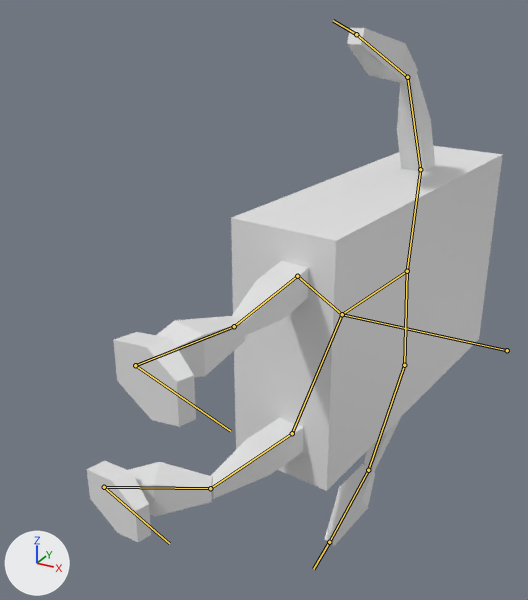
The Blender file art/cereal_box.blend: old version first, new version second.
Before and after are seen from a camera (50 mm lens) standing at (1.2, -1.41, 1.47) and looking at (-0.32, 1.35, 0.09). The axes (+X, +Y, +Z) are drawn at lower left. The lights are the same throughout. Both versions are drawn at frame 30 of the action 'LegsRun'; the numbers are the values there. The bones that bend it are drawn over the model as lines.
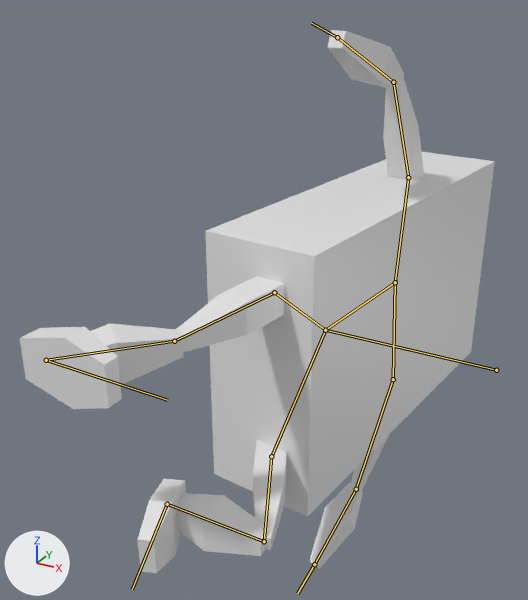
The edits, one by one:
Bone 'Bone.017' (bone_bone_017) moves from (0.0, 0.0, 0.101) to (0.0, 0.0, -0.092).
Bone 'Bone.003' (bone_bone_003) turns from (0, 0, 3) to (0, 0, -9) degrees about its own x, y and z.
Bone 'Bone.004' (bone_bone_004) turns from (0, 0, -20) to (0, 0, -32) degrees about its own x, y and z.
Bone 'Bone.013' (bone_bone_013) turns from (-3, 0, 0) to (40, 0, 0) degrees about its own x, y and z.
Bone 'Bone.005' (bone_bone_005) turns from (0, 0, 12) to (0, 0, -25) degrees about its own x, y and z.
Bone 'Bone.006' (bone_bone_006) turns from (0, 0, -50) to (1, 0, -115) degrees about its own x, y and z.
Bone 'Bone.014' (bone_bone_014) turns from (44, 0, 0) to (20, 0, 0) degrees about its own x, y and z.

Boxes (x1, y1, x2, y2) around the edits, measured in the pictures (528 x 600 px):
'Cube.002', posed (7% wider): before (231, 146, 503, 491); after (205, 152, 495, 517)
'Cube.005', posed (23% wider, 14% shorter): before (113, 332, 196, 427); after (20, 327, 122, 409)
'Cube.004', posed: before (129, 462, 213, 516); after (176, 493, 270, 556)
'Cube.001', posed: before (156, 316, 246, 378); after (90, 323, 183, 385)
'Cube.006', posed (25% narrower, 16% taller): before (87, 461, 151, 542); after (138, 479, 186, 573)
'Cube', posed (38% wider): before (232, 261, 309, 335); after (177, 276, 284, 353)
'Cube.003', posed: before (211, 418, 304, 498); after (253, 440, 287, 550)
'Cube.007', posed (8% wider): before (397, 75, 435, 172); after (383, 78, 424, 180)
'Cube.008', posed (8% wider): before (347, 28, 418, 84); after (327, 30, 404, 89)
'Cube.010', posed (8% wider): before (325, 464, 375, 546); after (309, 483, 363, 569)
'Cube.009', posed: before (364, 416, 402, 471); after (351, 435, 389, 490)
bone 'Bone.017', root to tip: before (507, 350) to (342, 314); after (496, 370) to (325, 330)
bone 'Bone.003', root to tip: before (297, 276) to (234, 326); after (274, 292) to (174, 341)
bone 'Bone.004', root to tip: before (234, 326) to (135, 365); after (174, 341) to (46, 360)
bone 'Bone.013', root to tip: before (135, 365) to (230, 431); after (46, 360) to (167, 400)
bone 'Bone.005', root to tip: before (292, 433) to (210, 488); after (271, 456) to (264, 541)
bone 'Bone.006', root to tip: before (210, 488) to (104, 487); after (264, 541) to (167, 504)
bone 'Bone.014', root to tip: before (104, 487) to (169, 543); after (167, 504) to (132, 589)
